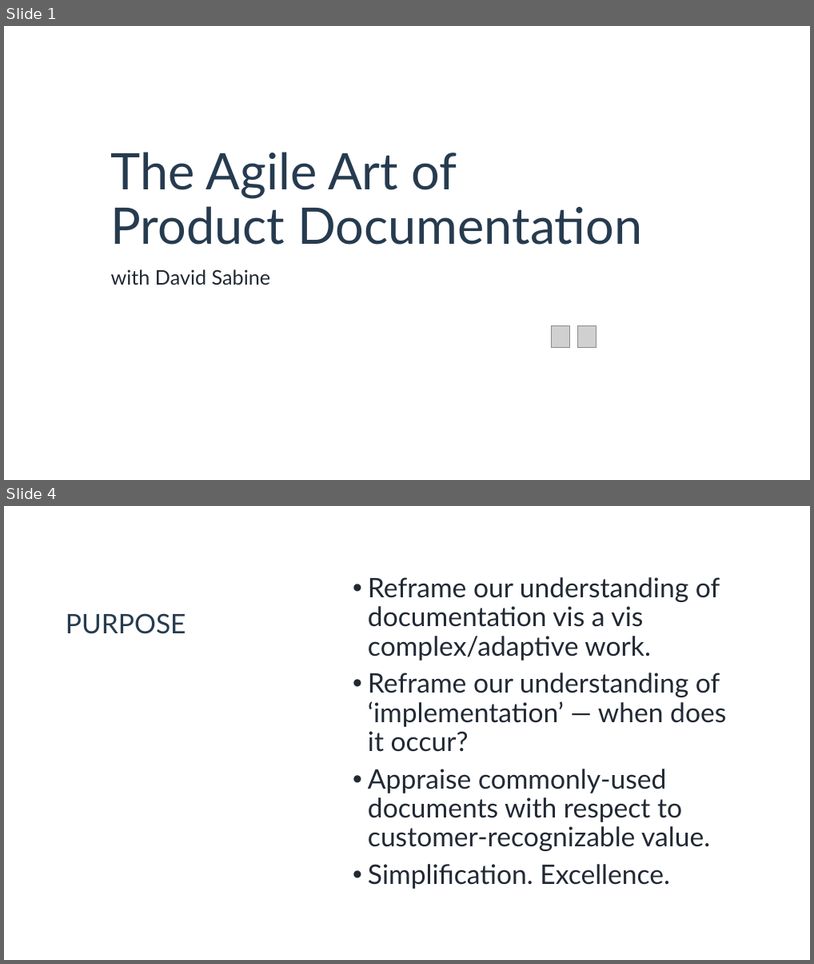
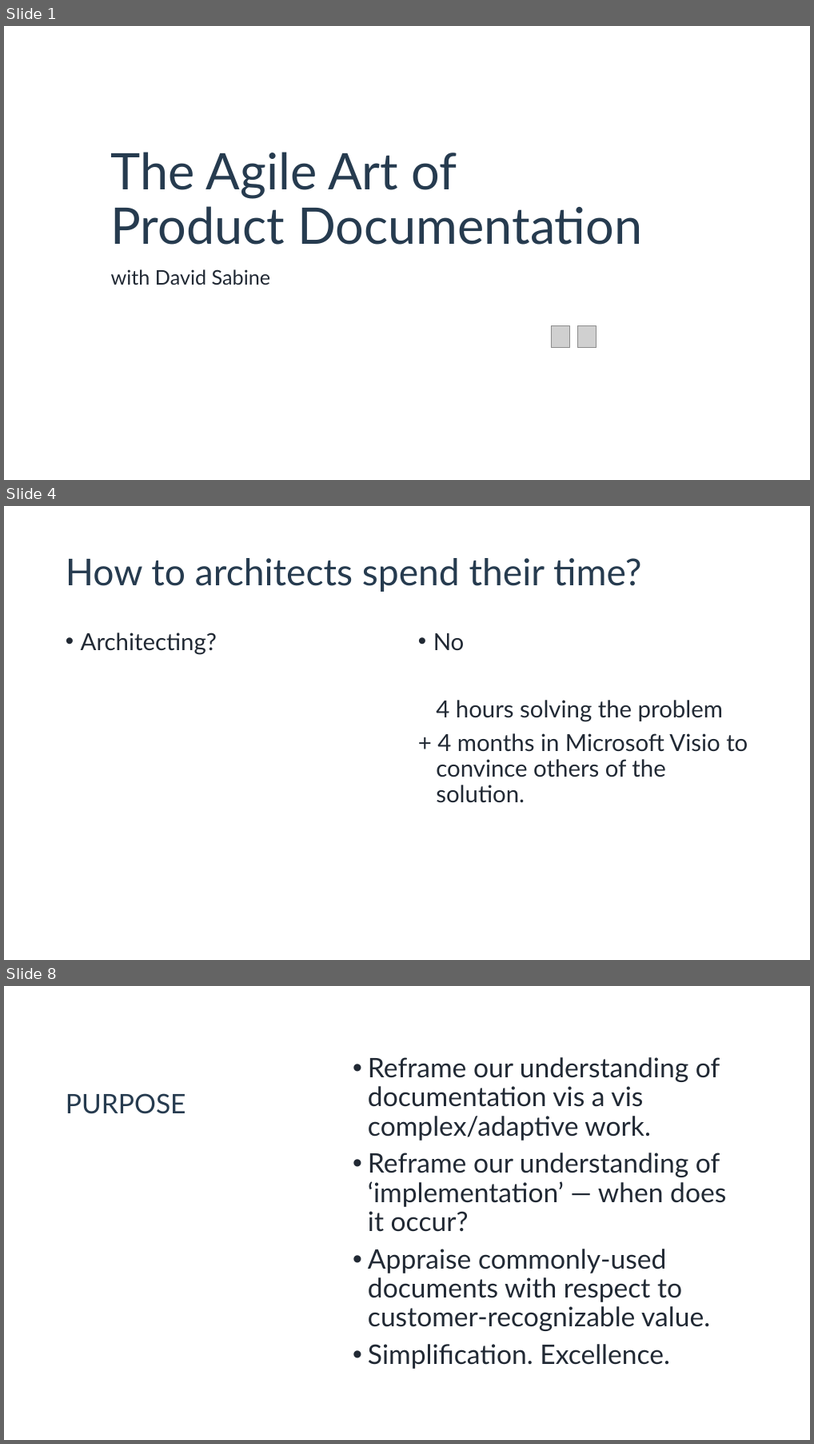
Before and after one commit to DavidSabine/The-Art-of-Agile-Product-Documentation, a slide deck: assets/The Art of Agile Documentation — Presentation — by David Sabine.pptx. Shown one above the other, each under a label of ours: slides 1 and 4 before the commit, slides 1, 4 and 8 after it; the slides between them are not shown. The pictures are 814x964 and 814x1444 pixels, drawn with LibreOffice and Linux fonts; fonts in the diff are those of the drawing; grey boxes stand for pictures; background and template pictures are left out. Boxes give left, top, right and bottom in pixels: in the first picture for what was removed or moved away, otherwise in the second. Text is boxed around its words. In the diff, an @@ line names an element or a change of style, - is before the commit and + after.

```diff
--- a/assets/The Art of Agile Documentation — Presentation — by David Sabine.pptx
+++ b/assets/The Art of Agile Documentation — Presentation — by David Sabine.pptx
@@ slide 4 added at (4, 506, 810, 960), background #FFFFFF @@
@@ title added at (66, 558, 642, 592), 44 pt, text #263B4F @@
+How to architects spend their time?
@@ text added at (81, 632, 217, 654), 28 pt, text #212934 @@
+• Architecting?
@@ text added at (434, 633, 748, 803), 28 pt, text #212934 @@
+• No
+4 hours solving the problem
++ 4 months in Microsoft Visio to
+convince others of the
+solution.
@@ what was slide 4 is now slide 8 @@
```
Also in this commit, not shown: 5 slides changed, 6 other slides added.
